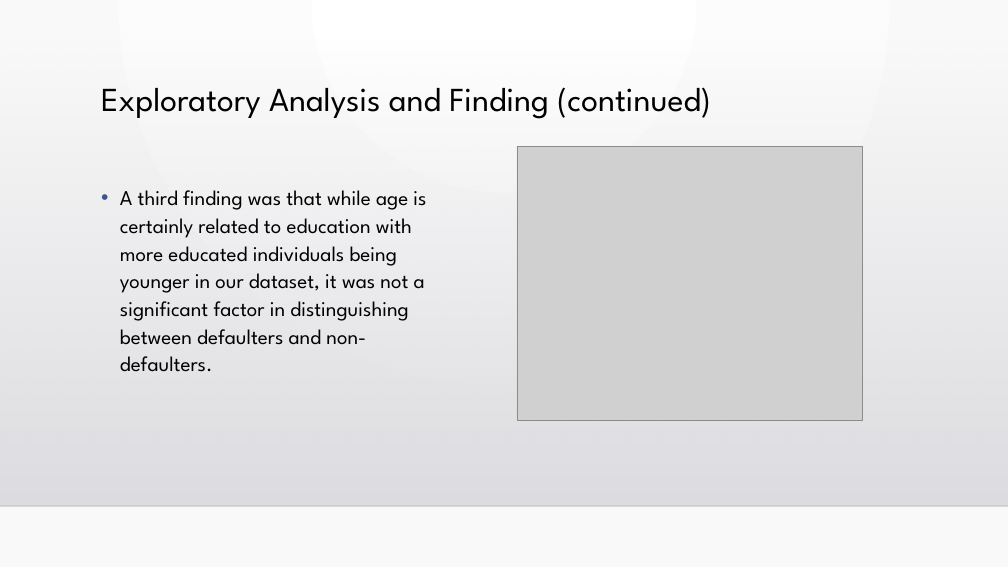
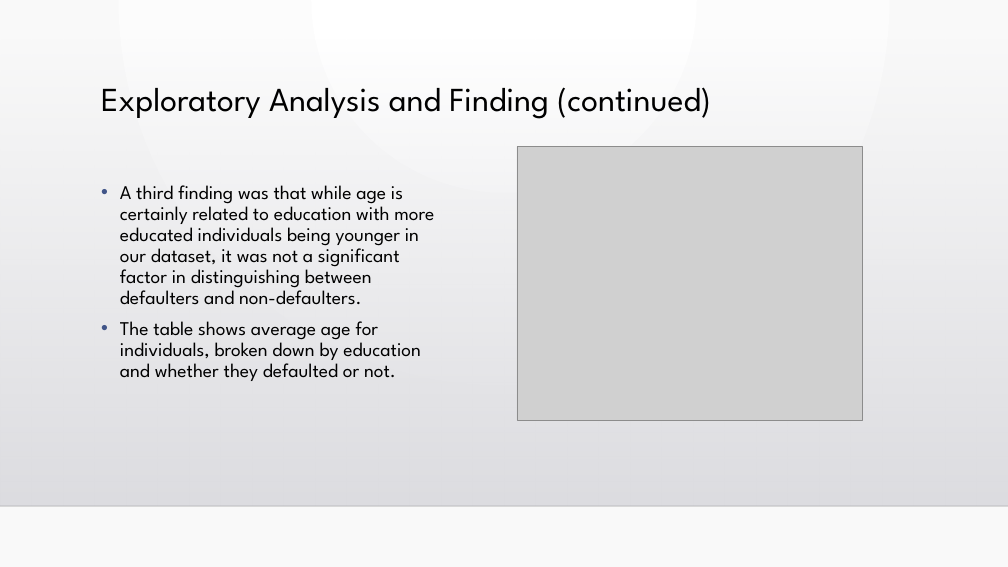
Before and after one commit to gblinick/Predicting-Credit-Card-Default-in-sci-kit-learn, a slide deck: slide 11 of Final Report/Predicting Credit Card Default with scikit-learn.pptx. Drawn at 1008x567 pixels with LibreOffice and Linux fonts; fonts in the diff are those of the drawing; grey boxes stand for pictures; background and template pictures are left out. Boxes give left, top, right and bottom in pixels: in the first picture for what was removed or moved away, otherwise in the second. Text is boxed around its words. In the diff, an @@ line names an element or a change of style, - is before the commit and + after.

```diff
--- a/Final Report/Predicting Credit Card Default with scikit-learn.pptx
+++ b/Final Report/Predicting Credit Card Default with scikit-learn.pptx
@@ text at (120, 185, 434, 305): size 20 to 18.5 pt in "A third finding was that while age ..."; line spacing 1.1 to 0.9 @@
@@ text at (120, 321, 421, 381): paragraph added @@
+• The table shows average age for individuals, broken down by education and whether they defaulted or not.
```
Also in this commit, not shown: 5 other slides changed, 2 other files.
